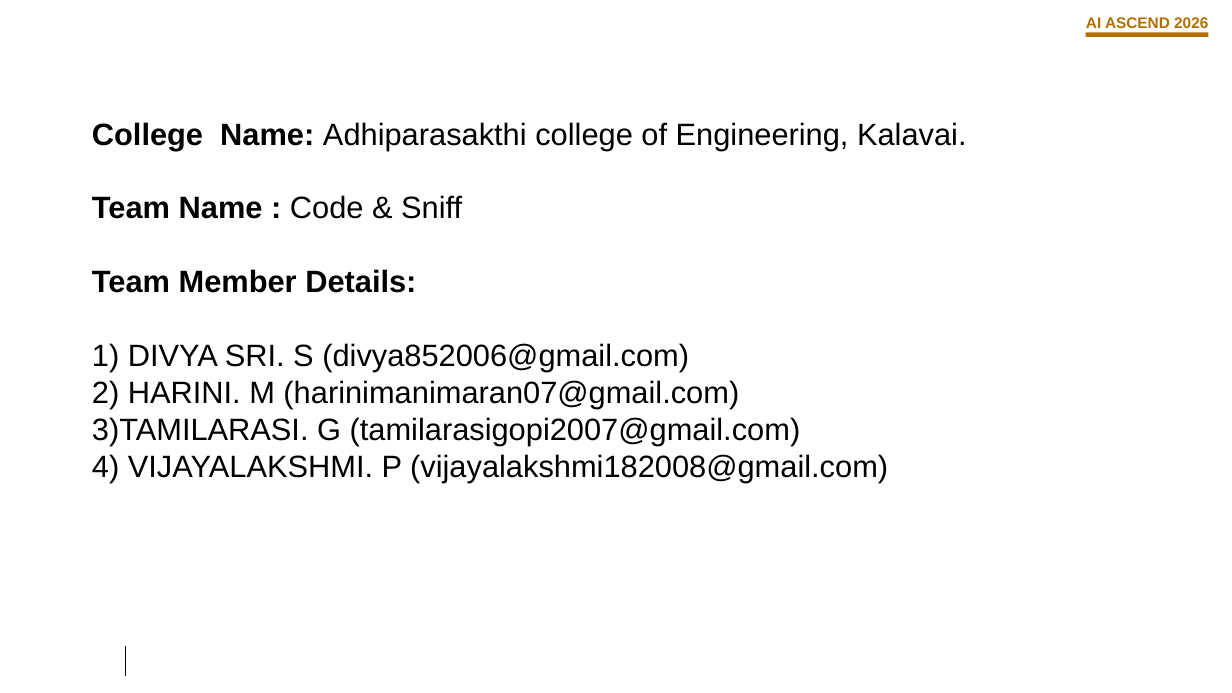
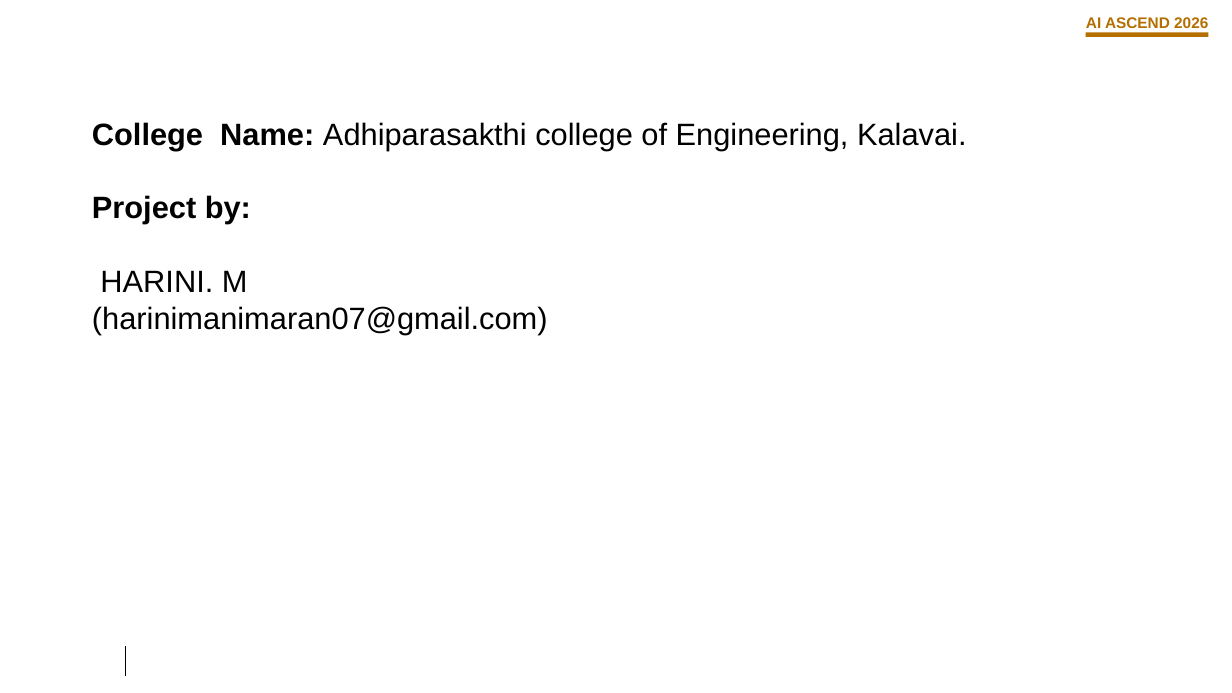
Before and after one commit to Harini04-ux/Food-spoilage-detection, a slide deck: slide 2 of AI-ASCEND-2026 Idea Submission Template.pptx. Drawn at 1232x693 pixels with LibreOffice and Linux fonts; fonts in the diff are those of the drawing; background and template pictures are left out. Boxes give left, top, right and bottom in pixels: in the first picture for what was removed or moved away, otherwise in the second. Text is boxed around its words. In the diff, an @@ line names an element or a change of style, - is before the commit and + after.

```diff
--- a/AI-ASCEND-2026 Idea Submission Template.pptx
+++ b/AI-ASCEND-2026 Idea Submission Template.pptx
@@ text at box(92, 195, 548, 335): text changed @@
-Team Name : Code & Sniff
-Team Member Details:
-1) DIVYA SRI. S (divya852006@gmail.com)
-2) HARINI. M (harinimanimaran07@gmail.com)
-3)TAMILARASI. G (tamilarasigopi2007@gmail.com)
-4) VIJAYALAKSHMI. P (vijayalakshmi182008@gmail.com)
+Project by:
+HARINI. M
+(harinimanimaran07@gmail.com)
```
